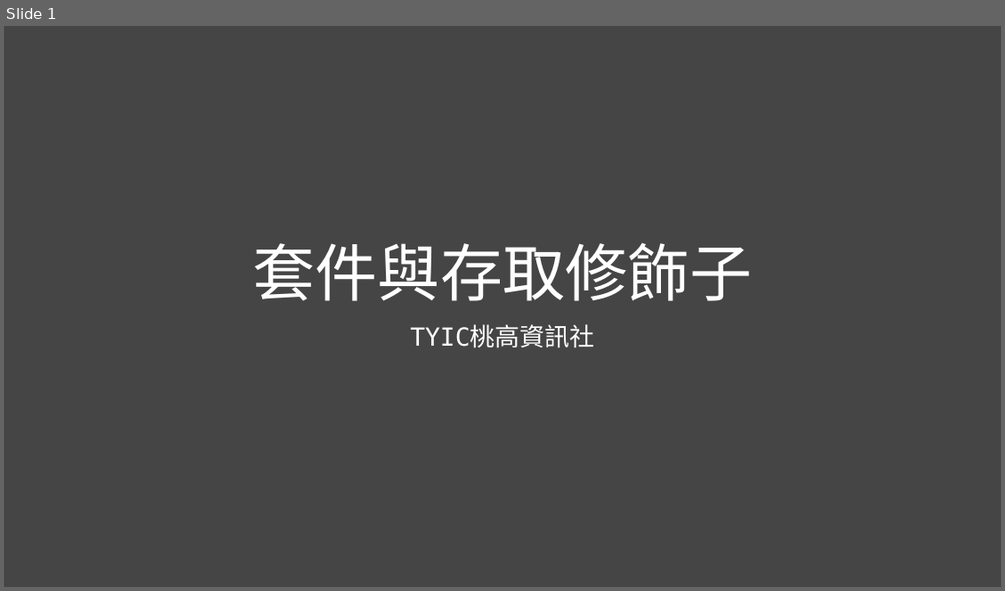
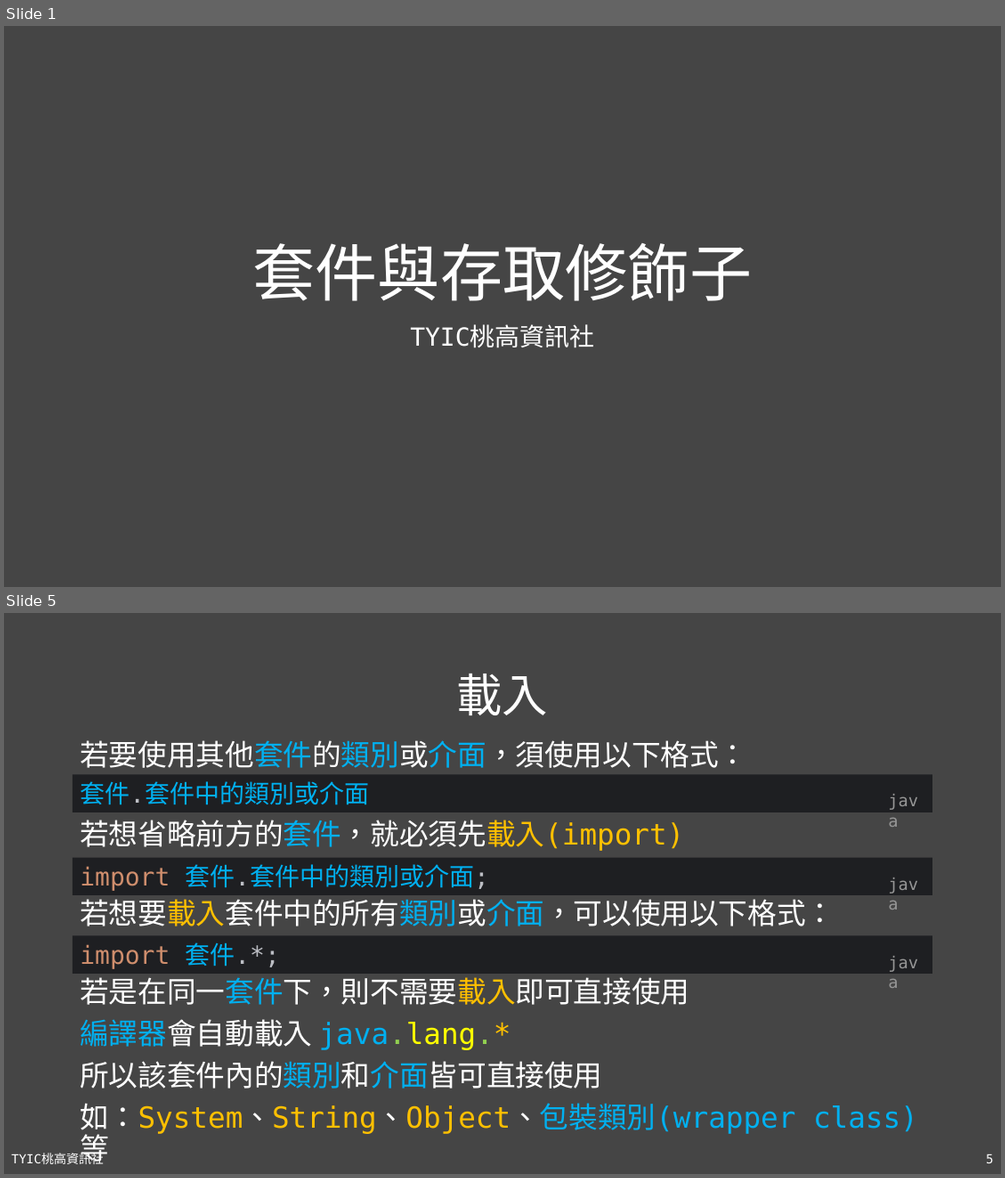
Before and after one commit to TYSHIC/slides, a slide deck: powerpoint/09_套件與存取修飾子.pptx. Shown one above the other, each under a label of ours: slide 1 before the commit, slides 1 and 5 after it; the slides between them are not shown. The pictures are 1005x591 and 1005x1178 pixels, drawn with LibreOffice and Linux fonts; fonts in the diff are those of the drawing. Boxes give left, top, right and bottom in pixels: in the first picture for what was removed or moved away, otherwise in the second. Text is boxed around its words. In the diff, an @@ line names an element or a change of style, - is before the commit and + after.

```diff
--- a/powerpoint/09_套件與存取修飾子.pptx
+++ b/powerpoint/09_套件與存取修飾子.pptx
@@ slide 5 added at [4, 613, 1001, 1174], background #454545 @@
@@ title added at [457, 674, 549, 715], 44 pt, text #FFFFFF @@
+載入
@@ text added at [80, 740, 747, 768], 28 pt, text #FFFFFF @@
+若要使用其他套件的類別或介面，須使用以下格式：
@@ rectangle added at [73, 774, 933, 811], fill #1E1F22, 24 pt, text #00B0F0 @@
+套件.套件中的類別或介面
@@ text added at [882, 787, 933, 814], 16 pt, text #969696 @@
+java
@@ text added at [80, 819, 684, 851], 28 pt, text #FFFFFF @@
+若想省略前方的套件，就必須先載入(import)
@@ rectangle added at [73, 858, 933, 895], fill #1E1F22, 24 pt, text #00B0F0 @@
+import 套件.套件中的類別或介面;
@@ text added at [882, 869, 933, 897], 16 pt, text #969696 @@
+java
@@ text added at [80, 899, 834, 926], 28 pt, text #FFFFFF @@
+若想要載入套件中的所有類別或介面，可以使用以下格式：
@@ rectangle added at [73, 936, 933, 973], fill #1E1F22, 24 pt, text #CF8E6D @@
+import 套件.*;
@@ text added at [882, 948, 933, 976], 16 pt, text #969696 @@
+java
@@ text added at [80, 977, 918, 1164], 28 pt, text #FFFFFF @@
+若是在同一套件下，則不需要載入即可直接使用
+編譯器會自動載入 java.lang.*
+所以該套件內的類別和介面皆可直接使用
+如：System、String、Object、包裝類別(wrapper class)等
@@ text added at [11, 1153, 104, 1164], 12 pt, text #FFFFFF @@
+TYIC桃高資訊社
@@ page number added at [986, 1154, 993, 1163], 12 pt, text #FFFFFF @@
+5
```
Also in this commit, not shown: 2 slides changed, 2 other slides added, 14 other files.
